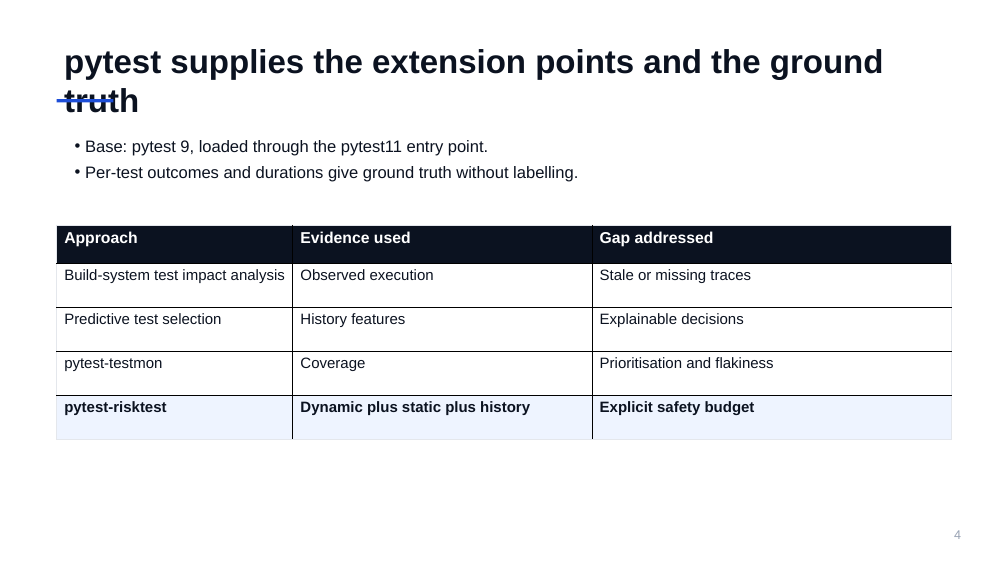
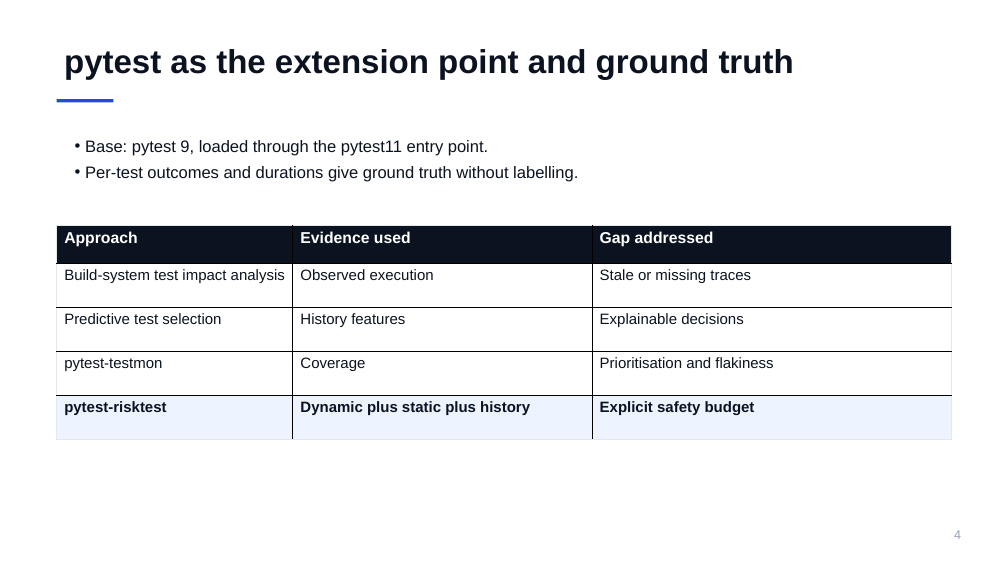
Before and after one commit to bufuzhouyu/cs5351-pytest-risktest, a slide deck: slide 4 of docs/report/presentation.pptx. Drawn at 1008x567 pixels with LibreOffice and Linux fonts; fonts in the diff are those of the drawing. Boxes give left, top, right and bottom in pixels: in the first picture for what was removed or moved away, otherwise in the second. Text is boxed around its words. In the diff, an @@ line names an element or a change of style, - is before the commit and + after.

```diff
--- a/docs/report/presentation.pptx
+++ b/docs/report/presentation.pptx
@@ text at <box>64,49,794,79</box>: text changed @@
-pytest supplies the extension points and the ground truth
+pytest as the extension point and ground truth
```
Also in this commit, not shown: 4 other slides changed, 1 other file.
